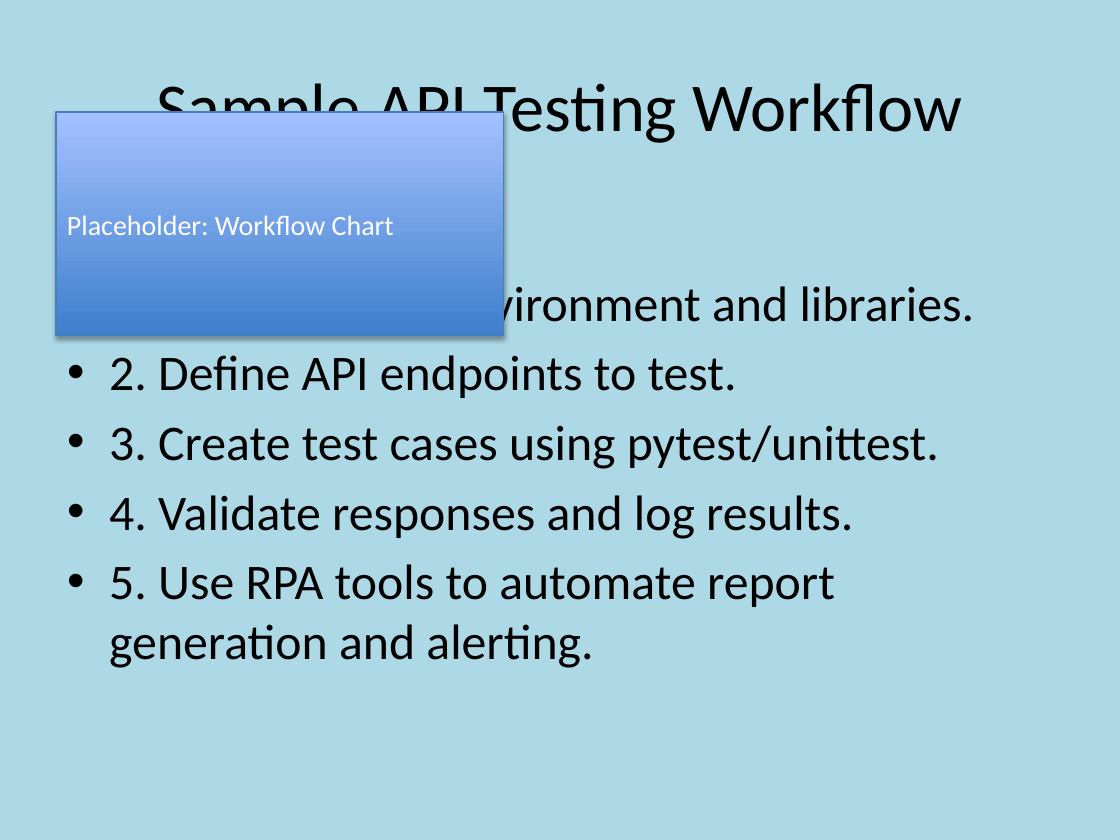
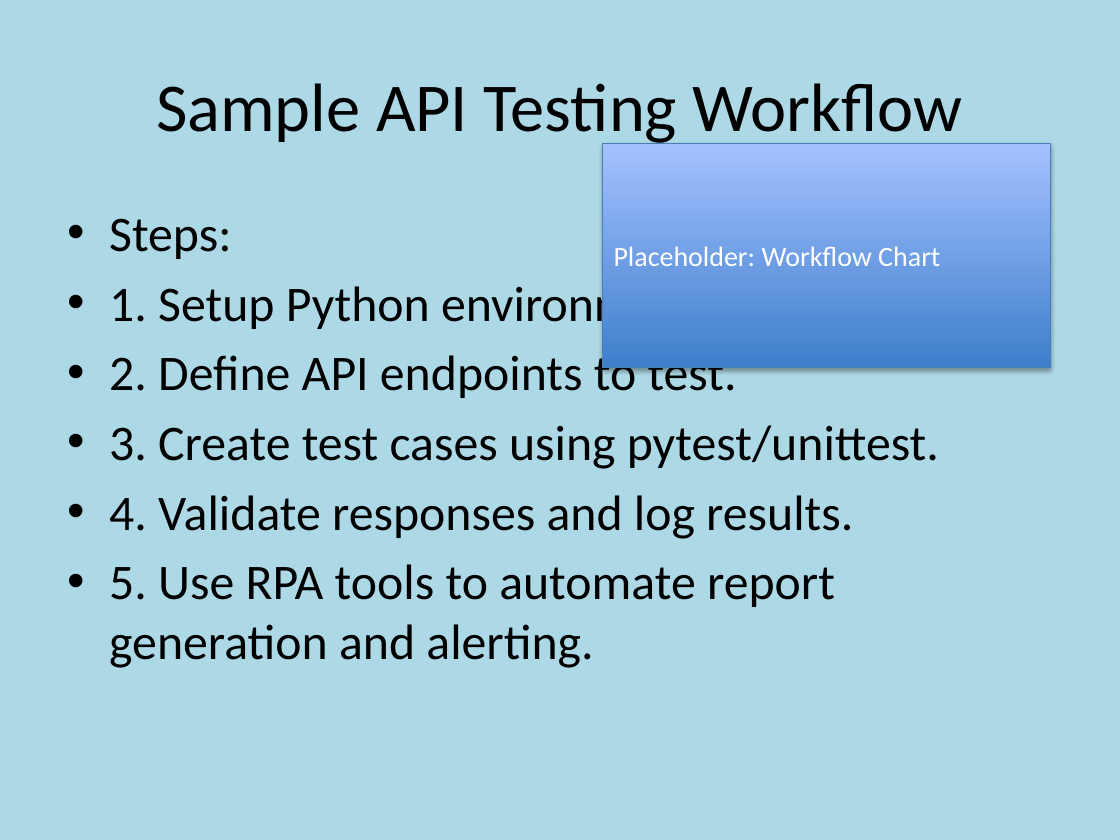
Before and after one commit to nlkishore/Python, a slide deck: slide 5 of Python/Customized_RPA_API_Testing_Presentation_with_Placeholders.pptx. Drawn at 1120x840 pixels with LibreOffice and Linux fonts; fonts in the diff are those of the drawing. Boxes give left, top, right and bottom in pixels: in the first picture for what was removed or moved away, otherwise in the second. Text is boxed around its words. In the diff, an @@ line names an element or a change of style, - is before the commit and + after.

```diff
--- a/Python/Customized_RPA_API_Testing_Presentation_with_Placeholders.pptx
+++ b/Python/Customized_RPA_API_Testing_Presentation_with_Placeholders.pptx
@@ rectangle "Placeholder: Workflow Chart": place and size @@
-rectangle "Placeholder: Workflow Chart" at bbox=[56, 112, 504, 336]
+rectangle "Placeholder: Workflow Chart" at bbox=[603, 143, 1051, 367]
```
Also in this commit, not shown: 9 other slides changed, 1 slide added, 1 other file.
